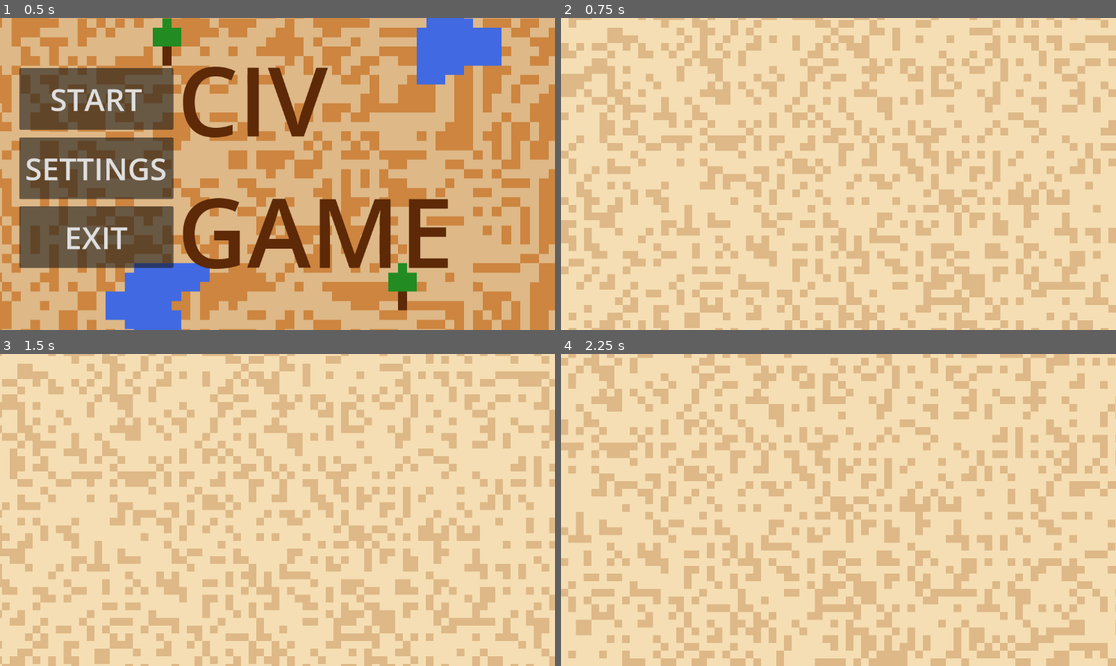
Above: before the commit, frames 1-4 (two rows, left to right).
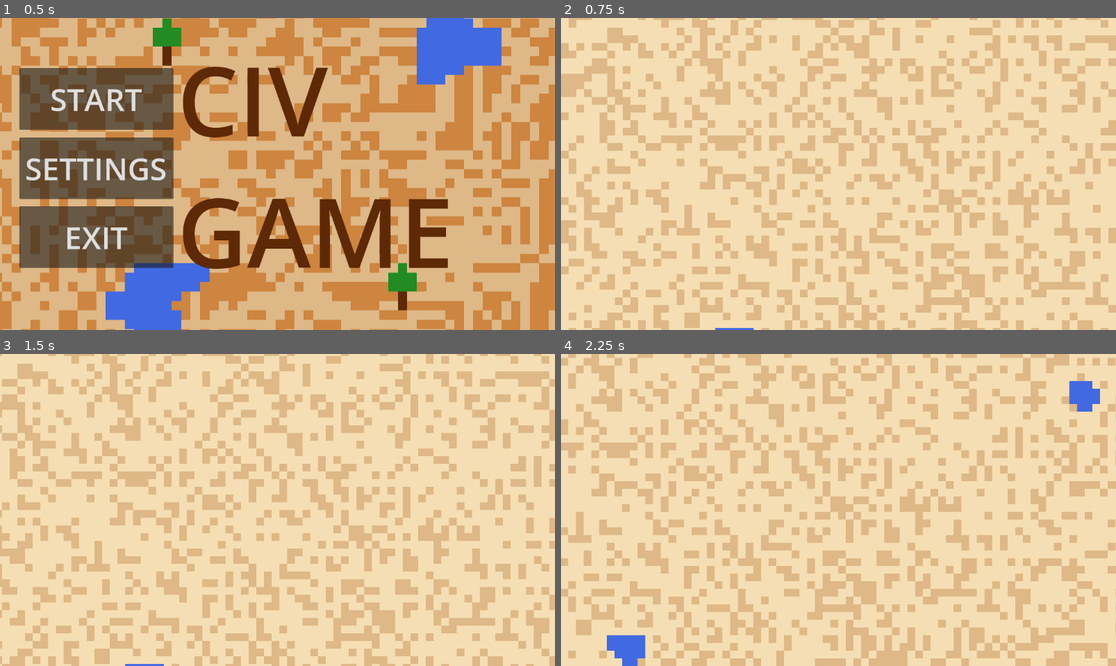
Above: after the commit, the same moments.

Repository: treetmitterglad/civ-game
Game: Godot game, scene res://scenes/main_menu.tscn
Two runs of this game, one before a commit and one after it. Both use one fixed random seed, a clock stepped at 60 frames per second and the inputs below.
Inputs (mouse positions are in pixels of both pictures, inside the frame that each line leads up to):
- Up to frame 1 (0.5 s): no input
- Up to frame 2 (0.75 s): click "START" at 0.5 s
- Up to frame 3 (1.5 s): tap Enter at 1.25 s; move the mouse to (399, 494) at 1.27 s; hold D (move_right) from 1.28 s (still down)
- Up to frame 4 (2.25 s): move the mouse to (727, 525) at 2.02 s; release D (move_right) at 2.03 s; hold S (move_down) from 2.03 s (still down)

Frame 1 is identical in both runs. In frame 2, less than 0.1% of the frame differs, in the area x 27-35%, y 99-100%; in frame 3, less than 0.1%; in frame 4, 1.0%, in the area x 8-98%, y 8-100%.

Commit message:
Added water pools

Diff:
--- a/scenes/game.gd
+++ b/scenes/game.gd
@@ -2,22 +2,52 @@
 
 @onready var tilemap_layer = $TileMapLayer
 
+# --- CHUNK SETTINGS ---
 @export var chunk_size: int = 32
 @export var render_radius_in_chunks: int = 5
-@export var dark_tile_frequency: float = 0.15
 
+# --- PLAYER (assign your CharacterBody2D / player node here) ---
+@export var player: Node2D
+
+# --- TILES ---
 const TILE_LIGHT = 0
 const TILE_DARK = 1
+const TILE_WATER = 2
 
-# Stores which chunks we've already built so we don't rebuild them
+# --- SAND VARIATION ---
+@export_range(0.0, 1.0) var dark_tile_frequency: float = 0.15
+
+# --- WATER SETTINGS ---
+# Lowered from 128 -> 64 so pools are 2x more likely to land in any given chunk
+@export var zone_size: int = 64
+@export var water_chance_per_zone: float = 0.35  # bumped up slightly from 0.25
+
+# DEBUG: set this to true to force a pool in every zone for instant visual confirmation
+@export var debug_force_water: bool = false
+
+# Tracks which chunks are already built so we never rebuild them
 var generated_chunks: Dictionary = {}
 
 func _ready():
-	update_chunks_around(Vector2i(0, 0))
+	# Generate initial area around player (or origin if no player assigned yet)
+	var start_pos := _get_center_tile()
+	update_chunks_around(start_pos)
 
 func _process(_delta):
-	# If you add a player later, pass their tile position here instead
-	update_chunks_around(Vector2i(0, 0))
+	# Continuously follow the player/camera
+	var center_tile := _get_center_tile()
+	update_chunks_around(center_tile)
+
+func _get_center_tile() -> Vector2i:
+	if player:
+		# Convert player's world position to tilemap coordinates
+		var map_pos = tilemap_layer.local_to_map(player.position)
+		return Vector2i(map_pos)
+	else:
+		# Fallback: follow mouse if no player is assigned (good for testing in editor)
+		var mouse_pos = get_global_mouse_position()
+		var map_pos = tilemap_layer.local_to_map(mouse_pos)
+		return Vector2i(map_pos)
 
 func update_chunks_around(center_tile: Vector2i):
 	var center_chunk = tile_to_chunk(center_tile)
@@ -36,13 +66,14 @@
 	)
 
 func generate_chunk(chunk_pos: Vector2i):
+	# Seed the RNG with the chunk position so this chunk ALWAYS looks the same
 	var rng = RandomNumberGenerator.new()
-	# Seed the RNG based on chunk position so the SAME chunk always looks identical
 	rng.seed = hash(chunk_pos)
 
 	var start_x = chunk_pos.x * chunk_size
 	var start_y = chunk_pos.y * chunk_size
 
+	# Pass 1: fill the entire chunk with sand
 	for x in range(start_x, start_x + chunk_size):
 		for y in range(start_y, start_y + chunk_size):
 			if rng.randf() < dark_tile_frequency:
@@ -50,4 +81,92 @@
 			else:
 				tilemap_layer.set_cell(Vector2i(x, y), TILE_LIGHT, Vector2i(0, 0))
 
+	# Pass 2: check all zones that overlap this chunk
+	var zone_start_x = floori(float(start_x) / zone_size)
+	var zone_end_x   = floori(float(start_x + chunk_size - 1) / zone_size)
+	var zone_start_y = floori(float(start_y) / zone_size)
+	var zone_end_y   = floori(float(start_y + chunk_size - 1) / zone_size)
+
+	for zx in range(zone_start_x, zone_end_x + 1):
+		for zy in range(zone_start_y, zone_end_y + 1):
+			_place_pool_in_zone(Vector2i(zx, zy), start_x, start_y, chunk_size)
+
 	generated_chunks[chunk_pos] = true
+
+func _place_pool_in_zone(zone_pos: Vector2i, chunk_start_x: int, chunk_start_y: int, chunk_size: int):
+	var zone_rng = RandomNumberGenerator.new()
+	zone_rng.seed = hash(zone_pos)
+
+	# Roll for water (or force it in debug mode)
+	if not debug_force_water and zone_rng.randf() >= water_chance_per_zone:
+		return
+
+	var zone_world_x = zone_pos.x * zone_size
+	var zone_world_y = zone_pos.y * zone_size
+	var padding = 8  # slightly reduced padding so pools aren't hugging zone edges as hard
+
+	var center = Vector2i(
+		zone_world_x + zone_rng.randi_range(padding, zone_size - padding - 1),
+		zone_world_y + zone_rng.randi_range(padding, zone_size - padding - 1)
+	)
+
+	# Random pool size: bell curve centered on 15, clamped to 10-25
+	var pool_size = int(zone_rng.randfn(15.0, 3.0))
+	pool_size = clampi(pool_size, 10, 25)
+
+	var pool_tiles = _grow_smooth_pool(center, pool_size, zone_rng)
+
+	# Only place tiles that fall inside THIS chunk
+	var chunk_end_x = chunk_start_x + chunk_size
+	var chunk_end_y = chunk_start_y + chunk_size
+
+	for tile in pool_tiles:
+		if tile.x >= chunk_start_x and tile.x < chunk_end_x:
+			if tile.y >= chunk_start_y and tile.y < chunk_end_y:
+				tilemap_layer.set_cell(tile, TILE_WATER, Vector2i(0, 0))
+
+func _grow_smooth_pool(center: Vector2i, target_size: int, rng: RandomNumberGenerator) -> Array:
+	var pool = [center]
+	var frontier = []
+
+	for dx in [-1, 0, 1]:
+		for dy in [-1, 0, 1]:
+			if dx == 0 and dy == 0:
+				continue
+			frontier.append(center + Vector2i(dx, dy))
+
+	while pool.size() < target_size and frontier.size() > 0:
+		var best_score = -1
+		var candidates = []
+
+		for tile in frontier:
+			var score = _count_water_neighbors(tile, pool)
+			if score > best_score:
+				best_score = score
+				candidates = [tile]
+			elif score == best_score:
+				candidates.append(tile)
+
+		var chosen = candidates[rng.randi_range(0, candidates.size() - 1)]
+		pool.append(chosen)
+		frontier.erase(chosen)
+
+		for dx in [-1, 0, 1]:
+			for dy in [-1, 0, 1]:
+				if dx == 0 and dy == 0:
+					continue
+				var neighbor = chosen + Vector2i(dx, dy)
+				if not pool.has(neighbor) and not frontier.has(neighbor):
+					frontier.append(neighbor)
+
+	return pool
+
+func _count_water_neighbors(tile: Vector2i, pool: Array) -> int:
+	var count = 0
+	for dx in [-1, 0, 1]:
+		for dy in [-1, 0, 1]:
+			if dx == 0 and dy == 0:
+				continue
+			if pool.has(tile + Vector2i(dx, dy)):
+				count += 1
+	return count
--- a/scenes/game.tscn
+++ b/scenes/game.tscn
@@ -32,6 +32,7 @@
 [node name="game" type="Node2D" unique_id=620889112]
 script = ExtResource("1_lbhrr")
 dark_tile_frequency = 0.3
+water_chance_per_zone = 1.0
 
 [node name="TileMapLayer" type="TileMapLayer" parent="." unique_id=1674634934]
 tile_set = SubResource("TileSet_u5sy4")
--- a/scripts/main_menu/main_menu.gd
+++ b/scripts/main_menu/main_menu.gd
@@ -6,3 +6,6 @@
 
 func _on_options_pressed() -> void:
 	get_tree().change_scene_to_file("res://scenes/options.tscn")
+
+func _on_exit_pressed() -> void:
+	get_tree().quit()
Not shown: 1 places in scenes/main_menu.tscn that only renumber resources
